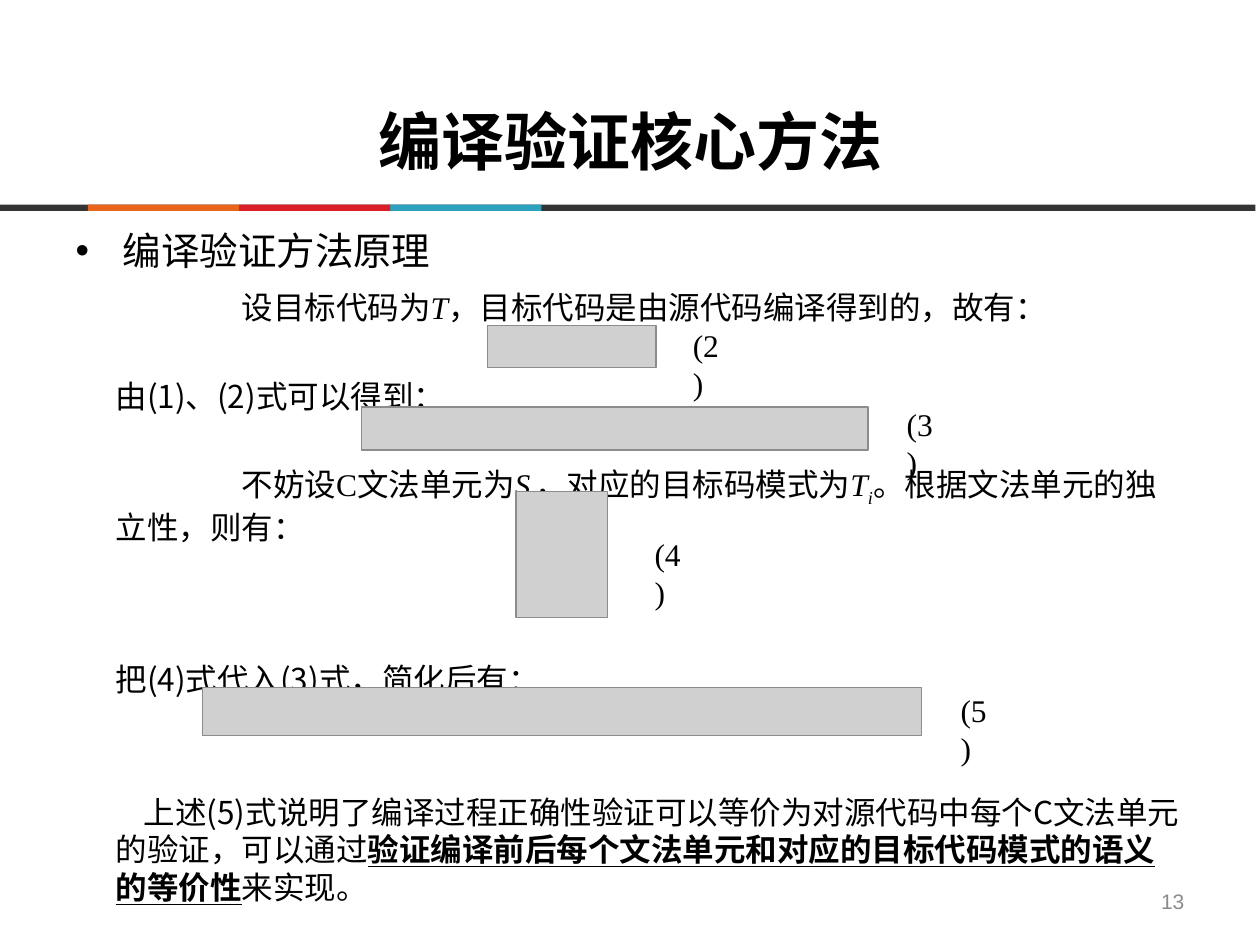
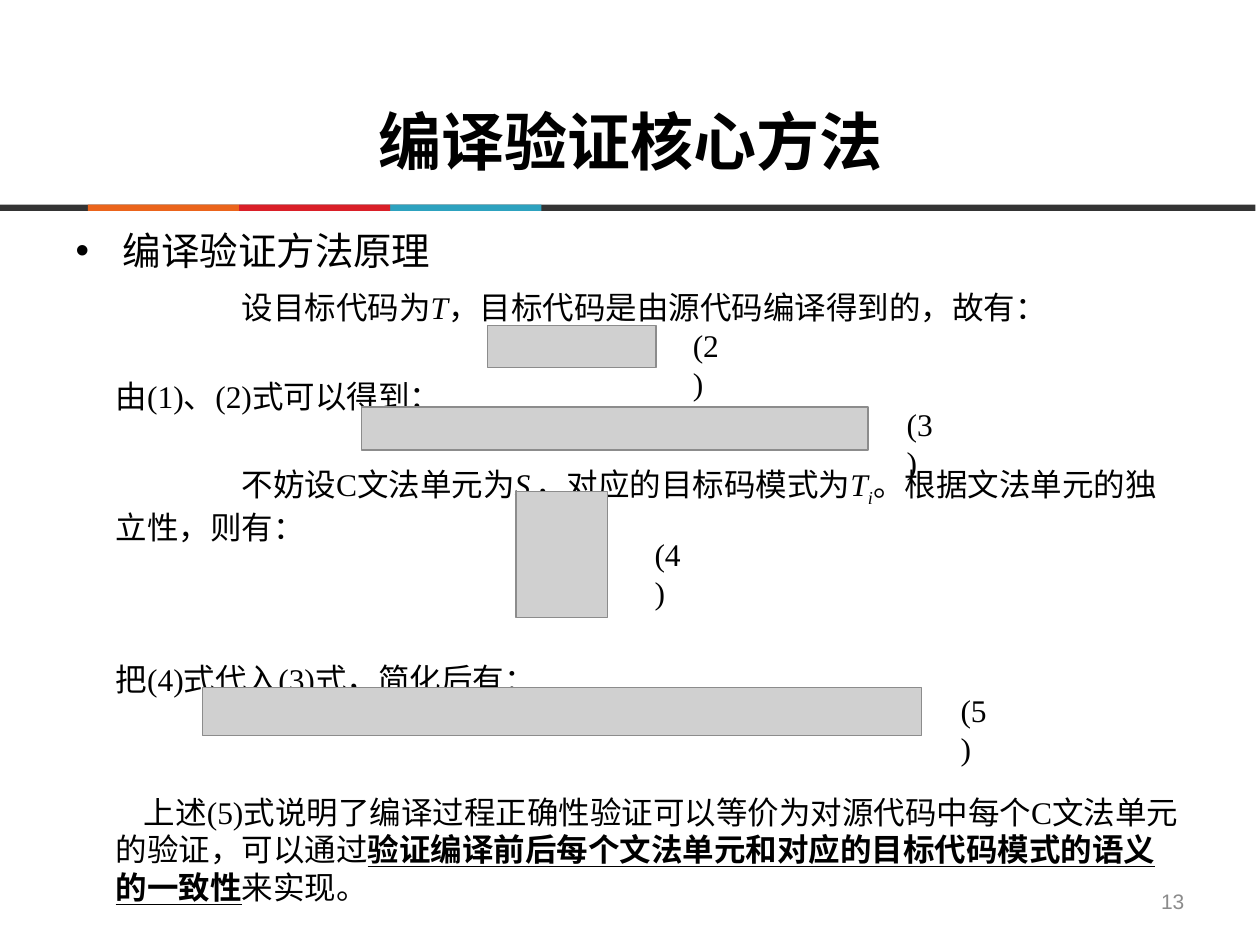
Before and after one commit to destiny1991/--2014--destiny, a slide deck: slide 13 of 答辩/ppt/SY1406108_陈志伟_毕业答辩.pptx. Drawn at 1260x945 pixels with LibreOffice and Linux fonts; fonts in the diff are those of the drawing; grey boxes stand for pictures; background and template pictures are left out. Boxes give left, top, right and bottom in pixels: in the first picture for what was removed or moved away, otherwise in the second. Text is boxed around its words. In the diff, an @@ line names an element or a change of style, - is before the commit and + after.

```diff
--- a/答辩/ppt/SY1406108_陈志伟_毕业答辩.pptx
+++ b/答辩/ppt/SY1406108_陈志伟_毕业答辩.pptx
@@ text at [116, 232, 1157, 700]: font Noto Sans CJK SC to Times New Roman in "编译验证方法原理", "设目标代码为T，目标代码是由源代码编译得到的，故有：", "由(1)、(2)式可以得到：", "不妨设C文法单元为Si，对应的目标码模式为Ti。根据文法单元的独立性，则有：" and 1 more places @@
@@ text at [116, 797, 1178, 867]: text changed; font Noto Sans CJK SC to Times New Roman @@
-  上述(5)式说明了编译过程正确性验证可以等价为对源代码中每个C文法单元的验证，可以通过验证编译前后每个文法单元和对应的目标代码模式的语义的等价性来实现。
+  上述(5)式说明了编译过程正确性验证可以等价为对源代码中每个C文法单元的验证，可以通过验证编译前后每个文法单元和对应的目标代码模式的语义的一致性来实现。
```
Also in this commit, not shown: 18 other slides changed, 5 other files.
